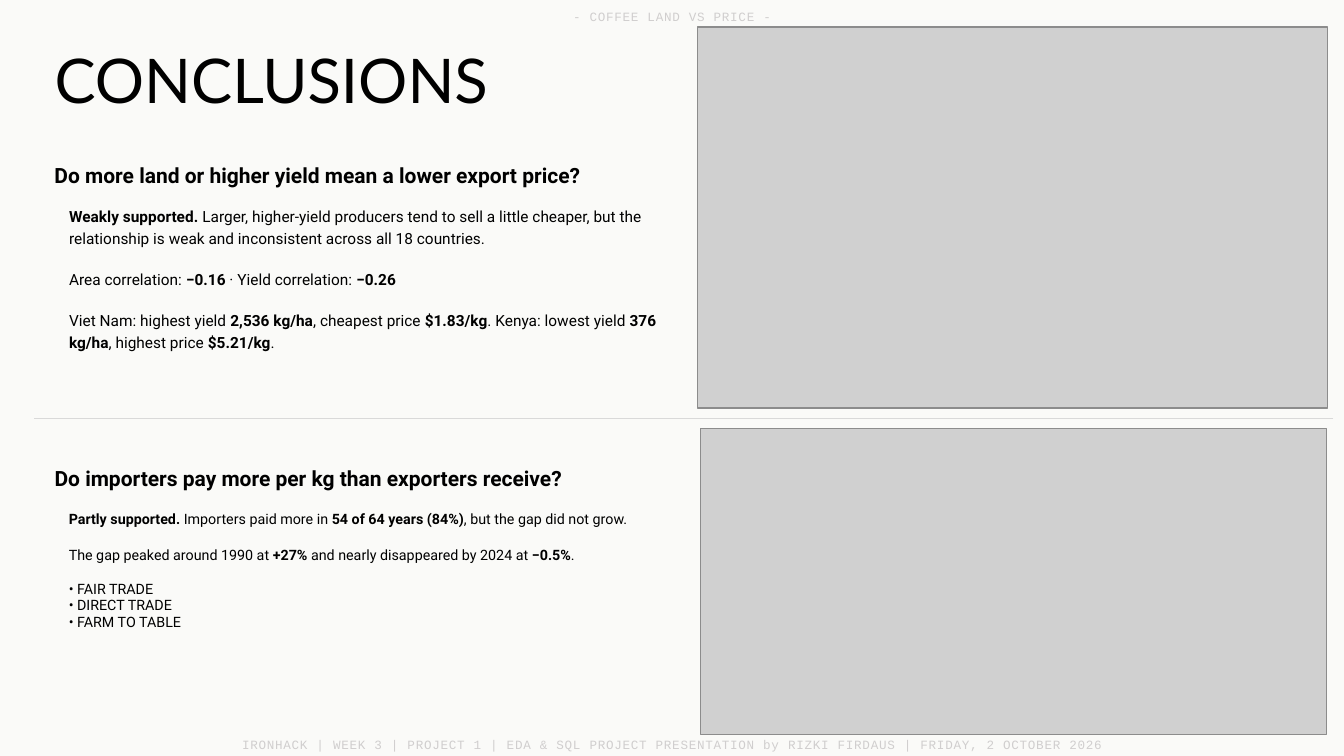
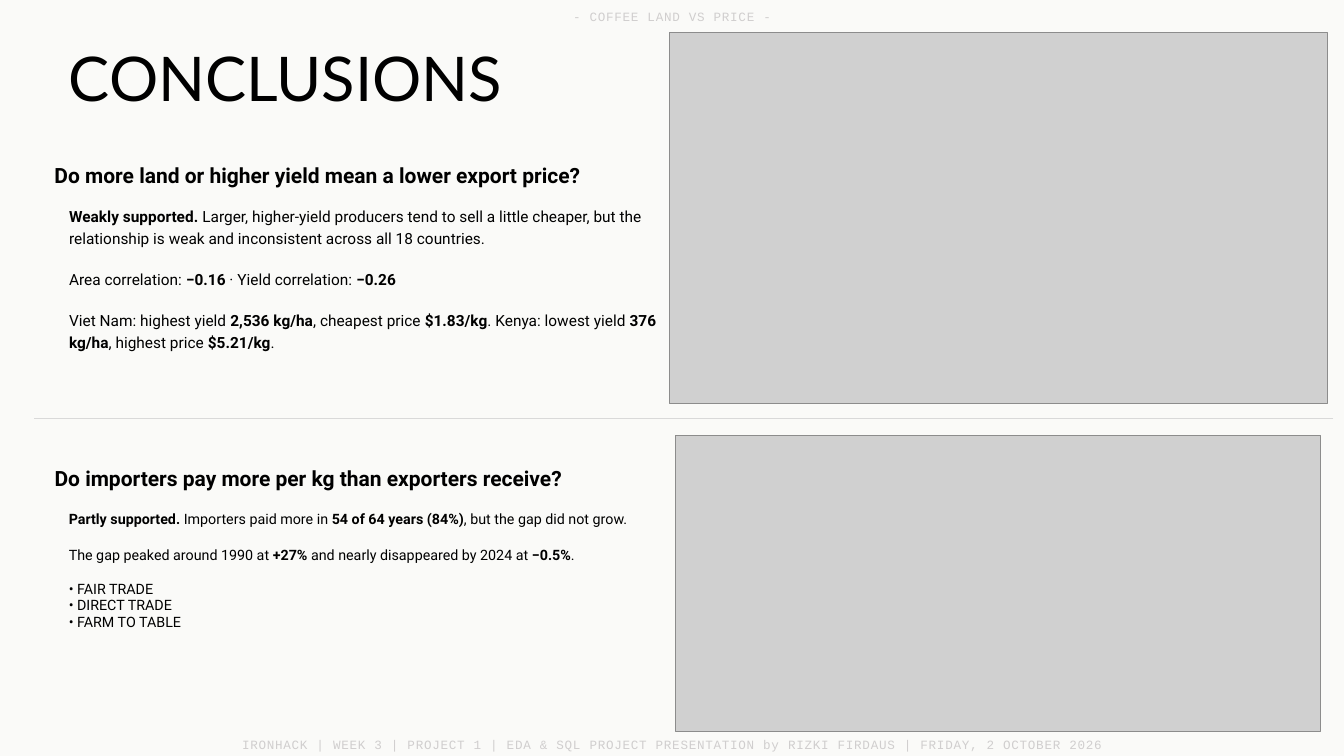
Before and after one commit to benjiro000/project-1-eda, a slide deck: slide 7 of presentation/project-1-presentation-rizki.pptx. Drawn at 1344x756 pixels with LibreOffice and Linux fonts; fonts in the diff are those of the drawing; grey boxes stand for pictures; background and template pictures are left out. Boxes give left, top, right and bottom in pixels: in the first picture for what was removed or moved away, otherwise in the second. Text is boxed around its words. In the diff, an @@ line names an element or a change of style, - is before the commit and + after.

Commit message:
project1rizki

```diff
--- a/presentation/project-1-presentation-rizki.pptx
+++ b/presentation/project-1-presentation-rizki.pptx
@@ text "CONCLUSIONS" moved from (x1=55, y1=58, x2=488, y2=104) to (x1=69, y1=56, x2=502, y2=102) @@
@@ picture resized from (x1=698, y1=27, x2=1327, y2=408) to (x1=669, y1=33, x2=1328, y2=404) @@
@@ picture resized from (x1=701, y1=429, x2=1327, y2=734) to (x1=676, y1=436, x2=1321, y2=732) @@
```
